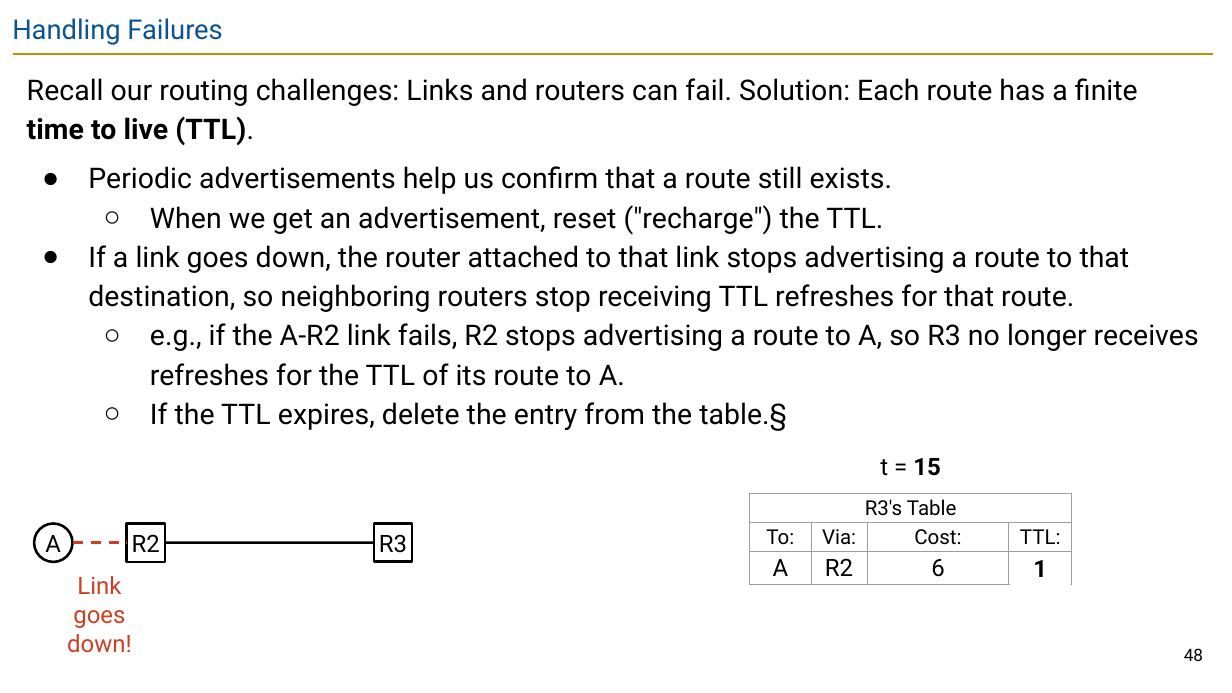
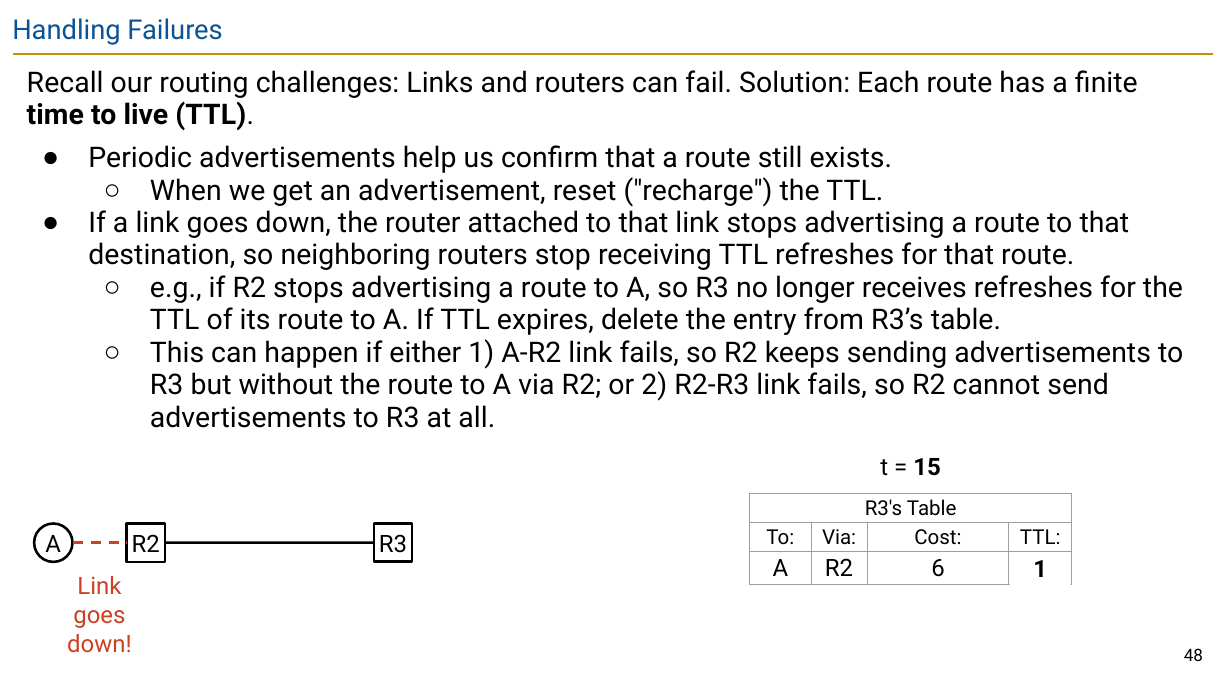
Before and after one commit to guhofstra/CSC175Sp26, a slide deck: slide 48 of PPTs/Lecture 5.2 - Distance-Vector.pptx. Drawn at 1232x693 pixels with LibreOffice and Linux fonts; fonts in the diff are those of the drawing. Boxes give left, top, right and bottom in pixels: in the first picture for what was removed or moved away, otherwise in the second. Text is boxed around its words. In the diff, an @@ line names an element or a change of style, - is before the commit and + after.

```diff
--- a/PPTs/Lecture 5.2 - Distance-Vector.pptx
+++ b/PPTs/Lecture 5.2 - Distance-Vector.pptx
@@ text at [27,70,1138,270]: line spacing 1.15 to 0.95 @@
@@ text at [150,275,1183,428]: text changed @@
-  ○ e.g., if the A-R2 link fails, R2 stops advertising a route to A, so R3 no longer receives refreshes for the TTL of its route to A.
-  ○ If the TTL expires, delete the entry from the table.§
+  ○ e.g., if R2 stops advertising a route to A, so R3 no longer receives refreshes for the TTL of its route to A. If TTL expires, delete the entry from R3’s table.
+  ○ This can happen if either 1) A-R2 link fails, so R2 keeps sending advertisements to R3 but without the route to A via R2; or 2) R2-R3 link fails, so R2 cannot send advertisements to R3 at all.
```
Also in this commit, not shown: 22 other slides changed, 2 other files.
